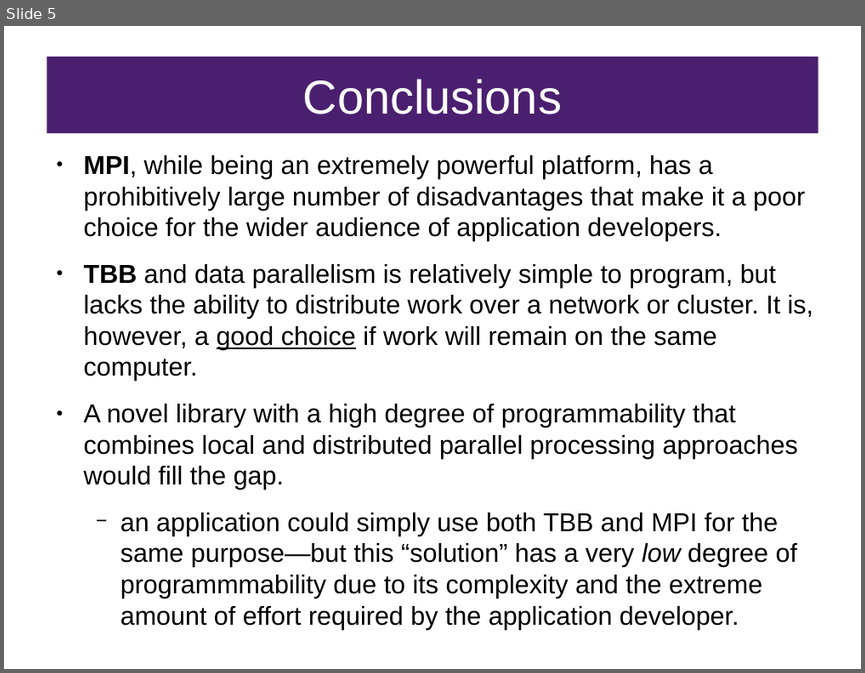
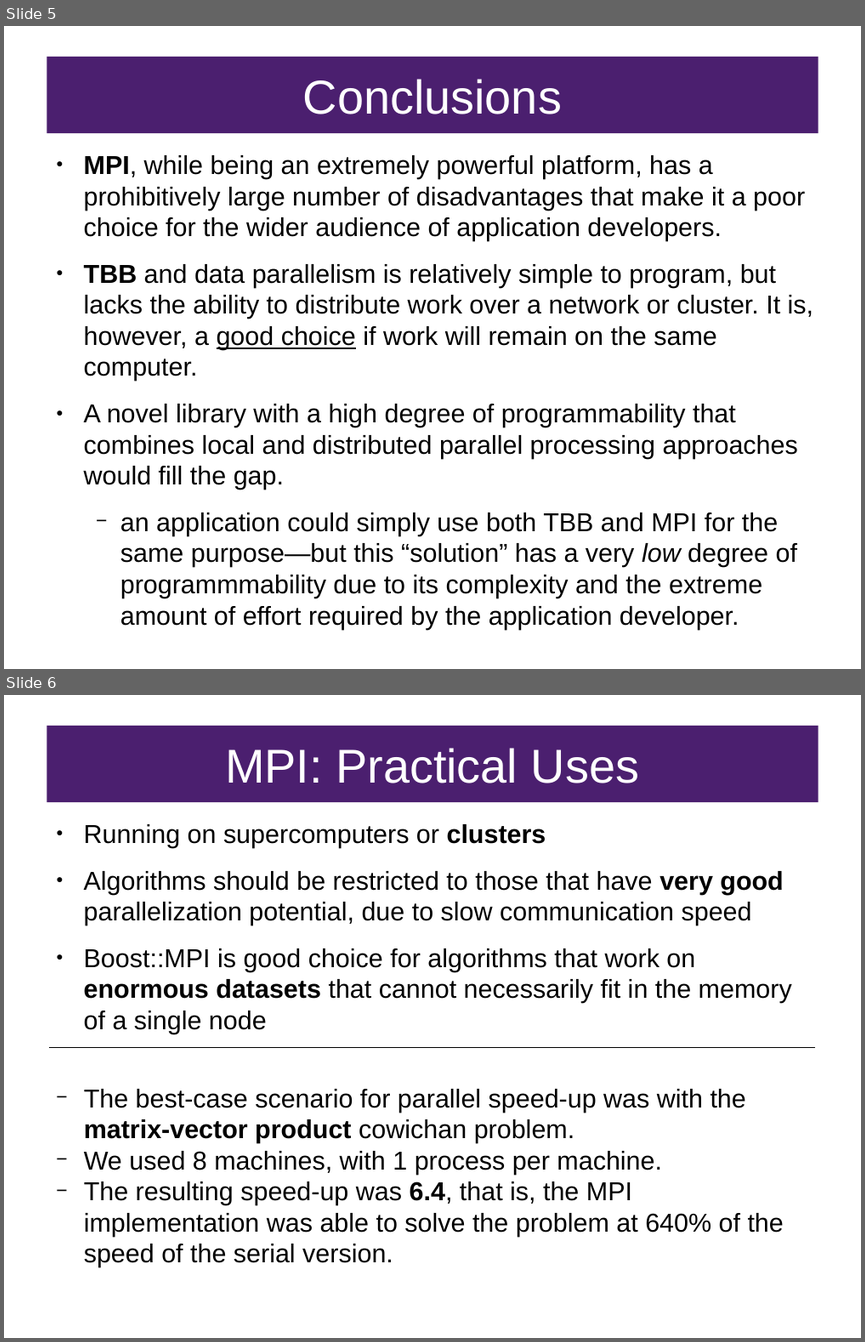
Before and after one commit to FractalDesigns/cowichan-1, a slide deck: poster/slides.odp. Shown one above the other, each under a label of ours: slide 5 before the commit, slides 5 and 6 after it. The pictures are 865x673 and 865x1342 pixels, drawn with LibreOffice and Linux fonts; fonts in the diff are those of the drawing. Boxes give left, top, right and bottom in pixels: in the first picture for what was removed or moved away, otherwise in the second. Text is boxed around its words. In the diff, an @@ line names an element or a change of style, - is before the commit and + after.

```diff
--- a/poster/slides.odp
+++ b/poster/slides.odp
@@ slide 6 added at (4,695,861,1338), background #FFFFFF @@
@@ title added at (46,726,818,801), fill #4B1F6F, 44 pt, text #FFFFFF @@
+MPI: Practical Uses
@@ text added at (84,824,792,1034), 24 pt, text #000000 @@
+● Running on supercomputers or clusters
+● Algorithms should be restricted to those that have very good parallelization potential, due to slow communication speed
+● Boost::MPI is good choice for algorithms that work on enormous datasets that cannot necessarily fit in the memory of a single node
@@ line added from (50, 1047) to (815, 1047), #000000 0 pt @@
@@ text added at (84,1089,783,1267), 24 pt, text #000000 @@
+  − The best-case scenario for parallel speed-up was with the matrix-vector product cowichan problem.
+  − We used 8 machines, with 1 process per machine.
+  − The resulting speed-up was 6.4, that is, the MPI implementation was able to solve the problem at 640% of the speed of the serial version.
```
Also in this commit, not shown: 1 slide changed, 3 other slides added.
